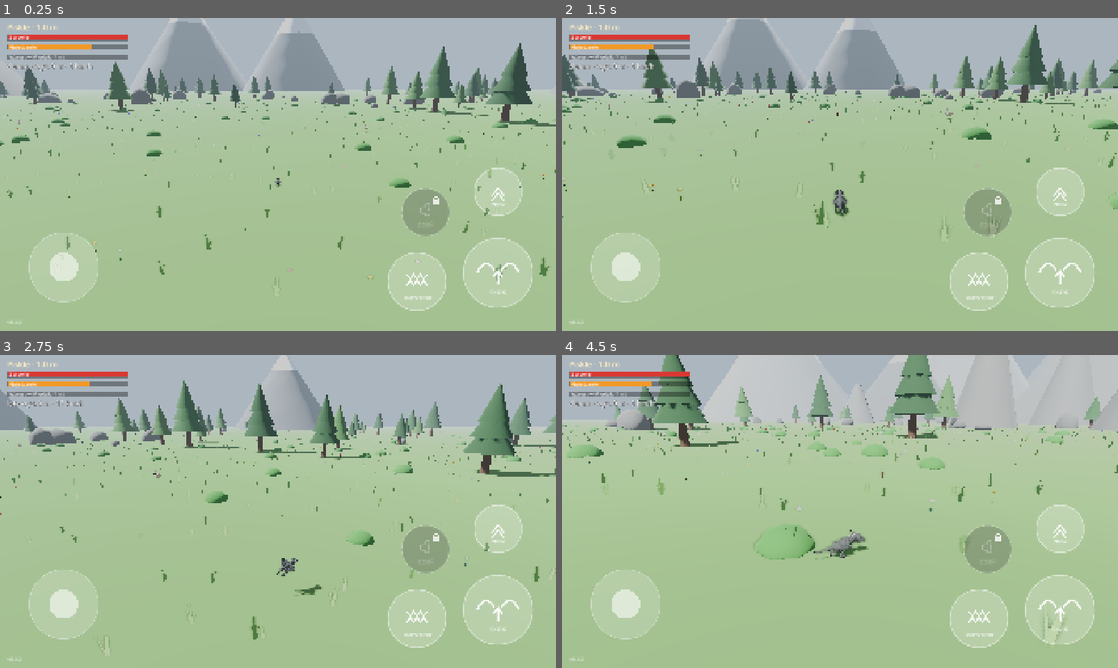
Above: before the commit, frames 1-4 (two rows, left to right).
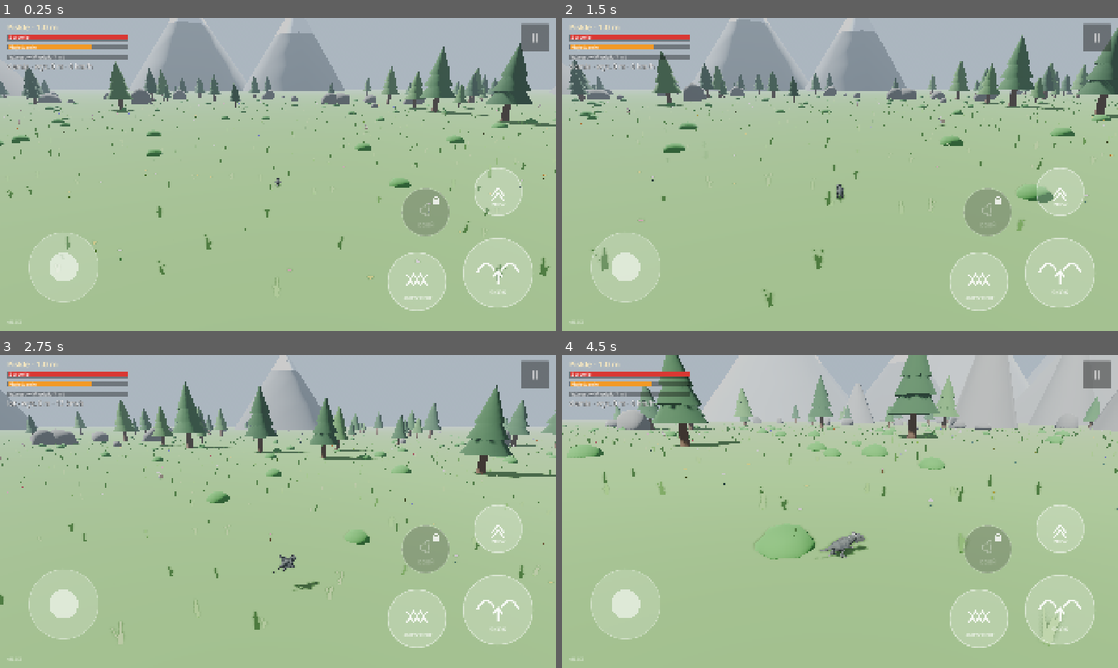
Above: after the commit, the same moments.

Repository: slota145/3d-dragon-game
Game: Godot game, scene res://scenes/boot.tscn
Two runs of this game, one before a commit and one after it. Both use one fixed random seed, a clock stepped at 60 frames per second and the inputs below.
Inputs (mouse positions are in pixels of both pictures, inside the frame that each line leads up to):
- Up to frame 1 (0.25 s): no input
- Up to frame 2 (1.5 s): click (1095, 36) at 0.5 s, where only the run after the commit has a clickable "II"; click (840, 158) at 1.25 s, where only the run after the commit has a clickable "Wznów grę"
- Up to frame 3 (2.75 s): move the mouse to (400, 495) at 2.02 s; hold D (move_right) from 2.03 s (still down); tap F (bite) at 2.1 s; click (400, 495) at 2.17 s; tap Space (flap) at 2.27, 2.57 s
- Up to frame 4 (4.5 s): release D (move_right) at 2.75 s; drag from (728, 527) to (812, 574) at 2.77 s; move the mouse to (895, 442) at 3.52 s; hold D (move_right) 3.53-4.25 s; tap E (cam_right) at 3.6 s; drag from (812, 574) to (673, 464) at 4.27 s

The runs differ from the first frame. In frame 1, 0.4% of the frame differs, in the area x 93-99%, y 1-11%; in frame 2, 9.2%, in the area x 0-100%, y 0-93%; in frame 3, 4.1%; in frame 4, 1.2%.

Commit message:
Menu pauzy i okienko trybu deweloperskiego: stadia, reset wzrostu (0.6.3)
Co-Authored-By: Claude Opus 5.5 <noreply@anthropic.com>
Claude-Session: https://claude.ai/code/session_01Ves32BxAhBVxU1wfrWL8eZ

Diff:
--- a/project.godot
+++ b/project.godot
@@ -12,7 +12,7 @@
 
 config/name="3D Dragon Game"
 config/description="Gra o smoku w Godot 4 — prototyp."
-config/version="0.6.2"
+config/version="0.6.3"
 ; Numer zgodności „bazy” (APK/EXE). Podbij, gdy zmieniasz coś, czego łatka .pck nie przeniesie
 ; (input map, ustawienia projektu, eksportu, wersja silnika) — gracze dostaną wtedy pełną aktualizację.
 config/base_api=5
--- a/scenes/hud.tscn
+++ b/scenes/hud.tscn
@@ -171,9 +171,9 @@
 anchor_left = 1.0
 anchor_right = 1.0
 offset_left = -460.0
-offset_top = 20.0
-offset_right = -20.0
-offset_bottom = 160.0
+offset_top = 136.0
+offset_right = -24.0
+offset_bottom = 276.0
 grow_horizontal = 0
 mouse_filter = 2
 script = ExtResource("2_upd")
--- a/scripts/game/dragon_stats.gd
+++ b/scripts/game/dragon_stats.gd
@@ -139,6 +139,12 @@
 	stamina = minf(100.0, stamina + stamina_regen * delta)
 
 
+## Natychmiastowa zmiana rozmiaru (narzędzia dewelopera): bez trawienia zaległego wzrostu.
+func set_size_instant(s: float) -> void:
+	pending_growth = 0.0
+	set_size(s)
+
+
 func damage(amount: float) -> void:
 	if health <= 0.0:
 		return
--- a/scripts/game/follow_camera.gd
+++ b/scripts/game/follow_camera.gd
@@ -67,6 +67,11 @@
 	if target:
 		global_position = target.global_position + Vector3.UP * height
 		_yaw = target.global_rotation.y + PI
+
+
+func _notification(what: int) -> void:
+	if what == NOTIFICATION_PAUSED or what == NOTIFICATION_UNPAUSED:
+		_touches.clear()  # puszczenia palców w czasie pauzy nie docierają — zacznij od zera
 
 
 func set_user_zoom(z: float) -> void:
--- a/scripts/game/world.gd
+++ b/scripts/game/world.gd
@@ -22,6 +22,11 @@
 		if Time.get_ticks_msec() - _exhausted_msg > 2500:
 			_exhausted_msg = Time.get_ticks_msec()
 			_toast("Brak sił! Szybuj w dół i odpocznij na ziemi"))
+	var pause := PauseMenu.new()
+	pause.name = "PauseMenu"
+	pause.stats = _player.stats
+	pause.on_stats_changed = _update_buttons
+	add_child(pause)
 	_spawner.dragon = _player
 	_spawner.populate()
 	_update_buttons()
--- /dev/null
+++ b/scripts/ui/pause_menu.gd
@@ -0,0 +1,227 @@
+class_name PauseMenu
+extends CanvasLayer
+## Menu pauzy (przycisk „II” w prawym górnym rogu lub Esc) i okienko trybu deweloperskiego.
+## Tryb deweloperski włącza się w menu pauzy; ustawienie zapisuje się w user://settings.cfg.
+## Okienko dewelopera działa w trakcie gry (zwijane) — narzędzia do testowania.
+
+signal resumed
+
+const SETTINGS_PATH := "user://settings.cfg"
+const FONT := 34
+const BUTTON_H := 84.0
+
+var stats: DragonStats
+## Woła świat po zmianie stadium z okienka dewelopera (odświeżenie przycisków i HUD).
+var on_stats_changed: Callable
+
+var _pause_button: Button
+var _dim: ColorRect
+var _menu: PanelContainer
+var _dev_toggle: CheckButton
+var _dev_panel: PanelContainer
+var _dev_body: VBoxContainer
+var _dev_fold: Button
+var _dev_info: Label
+
+
+func _ready() -> void:
+	layer = 10
+	process_mode = Node.PROCESS_MODE_ALWAYS
+	_build_pause_button()
+	_build_menu()
+	_build_dev_panel()
+	_dev_panel.visible = _load_dev_enabled()
+	_dev_toggle.set_pressed_no_signal(_dev_panel.visible)
+	_menu.visible = false
+	_dim.visible = false
+
+
+func is_open() -> bool:
+	return _menu.visible
+
+
+func open() -> void:
+	_menu.visible = true
+	_dim.visible = true
+	_pause_button.visible = false
+	get_tree().paused = true
+
+
+func close() -> void:
+	_menu.visible = false
+	_dim.visible = false
+	_pause_button.visible = true
+	get_tree().paused = false
+	resumed.emit()
+
+
+func _unhandled_input(event: InputEvent) -> void:
+	if event.is_action_pressed("ui_cancel"):
+		if is_open():
+			close()
+		else:
+			open()
+		get_viewport().set_input_as_handled()
+
+
+func _process(_delta: float) -> void:
+	if _dev_panel.visible and _dev_body.visible and stats:
+		_dev_info.text = "%s · %.2f m · siła %d" % [stats.stage_name(), stats.size, int(stats.stamina)]
+
+
+# --- Budowa interfejsu ---------------------------------------------------------
+
+func _button(text: String, cb: Callable, font_size: int = FONT) -> Button:
+	var b := Button.new()
+	b.text = text
+	b.custom_minimum_size = Vector2(0, BUTTON_H)
+	b.add_theme_font_size_override("font_size", font_size)
+	b.focus_mode = Control.FOCUS_NONE
+	b.pressed.connect(cb)
+	return b
+
+
+func _panel_style(alpha: float) -> StyleBoxFlat:
+	var sb := StyleBoxFlat.new()
+	sb.bg_color = Color(0.08, 0.09, 0.1, alpha)
+	sb.set_corner_radius_all(18)
+	sb.set_content_margin_all(28)
+	return sb
+
+
+func _build_pause_button() -> void:
+	_pause_button = _button("II", open, 40)
+	_pause_button.custom_minimum_size = Vector2(96, 96)
+	_pause_button.set_anchors_preset(Control.PRESET_TOP_RIGHT)
+	_pause_button.offset_left = -120
+	_pause_button.offset_right = -24
+	_pause_button.offset_top = 20
+	_pause_button.offset_bottom = 116
+	_pause_button.modulate = Color(1, 1, 1, 0.75)
+	add_child(_pause_button)
+
+
+func _build_menu() -> void:
+	_dim = ColorRect.new()
+	_dim.color = Color(0, 0, 0, 0.45)
+	_dim.set_anchors_preset(Control.PRESET_FULL_RECT)
+	add_child(_dim)
+
+	_menu = PanelContainer.new()
+	_menu.add_theme_stylebox_override("panel", _panel_style(0.92))
+	_menu.set_anchors_preset(Control.PRESET_CENTER)
+	_menu.custom_minimum_size = Vector2(620, 0)
+	_menu.grow_horizontal = Control.GROW_DIRECTION_BOTH
+	_menu.grow_vertical = Control.GROW_DIRECTION_BOTH
+	add_child(_menu)
+	var box := VBoxContainer.new()
+	box.add_theme_constant_override("separation", 18)
+	_menu.add_child(box)
+
+	var title := Label.new()
+	title.text = "Pauza"
+	title.horizontal_alignment = HORIZONTAL_ALIGNMENT_CENTER
+	title.add_theme_font_size_override("font_size", 56)
+	title.add_theme_color_override("font_color", Color(1, 0.9, 0.55))
+	box.add_child(title)
+	box.add_child(_button("Wznów grę", close))
+
+	_dev_toggle = CheckButton.new()
+	_dev_toggle.text = "Tryb deweloperski"
+	_dev_toggle.custom_minimum_size = Vector2(0, BUTTON_H)
+	_dev_toggle.add_theme_font_size_override("font_size", FONT)
+	_dev_toggle.focus_mode = Control.FOCUS_NONE
+	_dev_toggle.toggled.connect(_on_dev_toggled)
+	box.add_child(_dev_toggle)
+
+	box.add_child(_button("Wyjdź z gry", func() -> void: get_tree().quit()))
+
+
+func _build_dev_panel() -> void:
+	_dev_panel = PanelContainer.new()
+	_dev_panel.add_theme_stylebox_override("panel", _panel_style(0.8))
+	# lewa strona, pod paskami statystyk (prawy górny róg zajmuje pauza i aktualizacja)
+	_dev_panel.offset_left = 24
+	_dev_panel.offset_right = 444
+	_dev_panel.offset_top = 236
+	add_child(_dev_panel)
+	var box := VBoxContainer.new()
+	box.add_theme_constant_override("separation", 10)
+	_dev_panel.add_child(box)
+
+	_dev_fold = _button("Deweloper ▾", _toggle_fold, 28)
+	_dev_fold.custom_minimum_size = Vector2(0, 64)
+	box.add_child(_dev_fold)
+
+	_dev_body = VBoxContainer.new()
+	_dev_body.add_theme_constant_override("separation", 10)
+	box.add_child(_dev_body)
+	_dev_info = Label.new()
+	_dev_info.add_theme_font_size_override("font_size", 24)
+	_dev_body.add_child(_dev_info)
+
+	var head := Label.new()
+	head.text = "Rozmiar → stadium"
+	head.add_theme_font_size_override("font_size", 24)
+	head.add_theme_color_override("font_color", Color(1, 0.9, 0.55))
+	_dev_body.add_child(head)
+	var grid := GridContainer.new()
+	grid.columns = 2
+	grid.add_theme_constant_override("h_separation", 10)
+	grid.add_theme_constant_override("v_separation", 10)
+	_dev_body.add_child(grid)
+	for i in DragonStats.STAGE_NAMES.size():
+		var stage_size: float = DragonStats.STAGE_MIN_SIZE[i] if i > 0 else -1.0
+		var label := "%s (%s)" % [DragonStats.STAGE_NAMES[i], "start" if i == 0 else "%d m" % int(stage_size)]
+		var b := _button(label, _set_stage.bind(i), 26)
+		b.custom_minimum_size = Vector2(190, 72)
+		b.size_flags_horizontal = Control.SIZE_EXPAND_FILL
+		grid.add_child(b)
+	var reset := _button("Reset wzrostu", _reset_growth, 26)
+	reset.custom_minimum_size = Vector2(0, 72)
+	_dev_body.add_child(reset)
+
+
+func _toggle_fold() -> void:
+	_dev_body.visible = not _dev_body.visible
+	_dev_fold.text = "Deweloper ▾" if _dev_body.visible else "Deweloper ▸"
+
+
+# --- Narzędzia dewelopera ------------------------------------------------------
+
+func _set_stage(stage: int) -> void:
+	if not stats:
+		return
+	var target: float = DragonStats.STAGE_MIN_SIZE[stage] if stage > 0 else stats.start_size
+	stats.set_size_instant(target)
+	_changed()
+
+
+func _reset_growth() -> void:
+	if not stats:
+		return
+	stats.set_size_instant(stats.start_size)
+	_changed()
+
+
+func _changed() -> void:
+	stats.stamina = 100.0
+	if on_stats_changed.is_valid():
+		on_stats_changed.call()
+
+
+# --- Ustawienia ----------------------------------------------------------------
+
+func _on_dev_toggled(on: bool) -> void:
+	_dev_panel.visible = on
+	var cfg := ConfigFile.new()
+	cfg.load(SETTINGS_PATH)
+	cfg.set_value("dev", "enabled", on)
+	cfg.save(SETTINGS_PATH)
+
+
+func _load_dev_enabled() -> bool:
+	var cfg := ConfigFile.new()
+	if cfg.load(SETTINGS_PATH) != OK:
+		return false
+	return bool(cfg.get_value("dev", "enabled", false))
--- a/scripts/ui/touch_button.gd
+++ b/scripts/ui/touch_button.gd
@@ -18,6 +18,13 @@
 
 func _ready() -> void:
 	mouse_filter = Control.MOUSE_FILTER_IGNORE
+
+
+func _notification(what: int) -> void:
+	if what == NOTIFICATION_PAUSED and _touch_index != -1:  # puszczenie w czasie pauzy by nie dotarło
+		_touch_index = -1
+		Input.action_release(action)
+		queue_redraw()
 
 
 func _input(event: InputEvent) -> void:
--- a/scripts/ui/touch_joystick.gd
+++ b/scripts/ui/touch_joystick.gd
@@ -16,6 +16,14 @@
 
 func _ready() -> void:
 	mouse_filter = Control.MOUSE_FILTER_IGNORE
+
+
+func _notification(what: int) -> void:
+	if what == NOTIFICATION_PAUSED:  # puszczenie palca w czasie pauzy by nie dotarło
+		_touch_index = -1
+		_knob = Vector2.ZERO
+		output = Vector2.ZERO
+		queue_redraw()
 
 
 func _input(event: InputEvent) -> void:
--- /dev/null
+++ b/tools/test_pause.gd
@@ -0,0 +1,75 @@
+extends SceneTree
+## Test menu pauzy i okienka trybu deweloperskiego (zmiana stadium, reset wzrostu).
+## Użycie: xvfb-run -a godot --path . --rendering-driver vulkan --script res://tools/test_pause.gd -- [katalog_na_zrzuty]
+
+var _fails := 0
+var _out := ""
+
+
+func _init() -> void:
+	_out = OS.get_cmdline_user_args()[0] if OS.get_cmdline_user_args().size() > 0 else ""
+	var world: Node = load("res://scenes/world.tscn").instantiate()
+	root.add_child(world)
+	await _frames(10)
+	var player: DragonController = world.get_node("DragonPlayer")
+	var stats := player.stats
+	var menu: PauseMenu = world.get_node("PauseMenu")
+	var dev_before: bool = menu._dev_toggle.button_pressed
+
+	print("1) Pauza")
+	menu.open()
+	await _frames(3)
+	_check(paused, "gra zatrzymana")
+	var pos := player.global_position
+	await _frames(10)
+	_check(player.global_position == pos, "smok stoi w czasie pauzy")
+	menu._dev_toggle.button_pressed = true  # emituje toggled -> pokazuje okienko i zapisuje
+	await _frames(3)
+	_check(menu._dev_panel.visible, "tryb deweloperski włączony")
+	await _shot("pause_menu.png")
+	menu.close()
+	await _frames(3)
+	_check(not paused, "wznowiono")
+
+	print("2) Okienko dewelopera: stadia i reset")
+	var names := DragonStats.STAGE_NAMES
+	for i in names.size():
+		menu._set_stage(i)
+		await _frames(5)
+		_check(stats.stage == i, "%s -> stadium %s (%.1f m)" % [names[i], stats.stage_name(), stats.size])
+	_check(stats.can_fly(), "Pradawny lata")
+	await _seconds(1.0)
+	await _shot("dev_panel.png")
+	menu._reset_growth()
+	await _frames(5)
+	_check(stats.stage == DragonStats.Stage.HATCHLING and absf(stats.size - stats.start_size) < 0.01,
+		"reset wzrostu -> %s %.1f m" % [stats.stage_name(), stats.size])
+	_check(not stats.can_fly(), "pisklę po resecie nie lata")
+	_check(stats.pending_growth == 0.0, "bez zaległego wzrostu")
+
+	menu._dev_toggle.button_pressed = dev_before  # przywróć zapisane ustawienie
+	print("WYNIK: ", "OK" if _fails == 0 else "%d błędów" % _fails)
+	quit(1 if _fails else 0)
+
+
+func _check(ok: bool, what: String) -> void:
+	print(("  [OK]   " if ok else "  [FAIL] ") + what)
+	if not ok:
+		_fails += 1
+
+
+func _frames(n: int) -> void:
+	for i in n:
+		await process_frame
+
+
+func _seconds(s: float) -> void:
+	await create_timer(s, true).timeout
+
+
+func _shot(name: String) -> void:
+	if _out == "":
+		return
+	await RenderingServer.frame_post_draw
+	root.get_viewport().get_texture().get_image().save_png(_out + "/" + name)
+	print("  zrzut: ", _out + "/" + name)
Not shown, added: scripts/ui/pause_menu.gd.uid
Not shown, added: tools/test_pause.gd.uid
Not shown, changed: CLAUDE.md
Not shown, changed: ROADMAP.md
